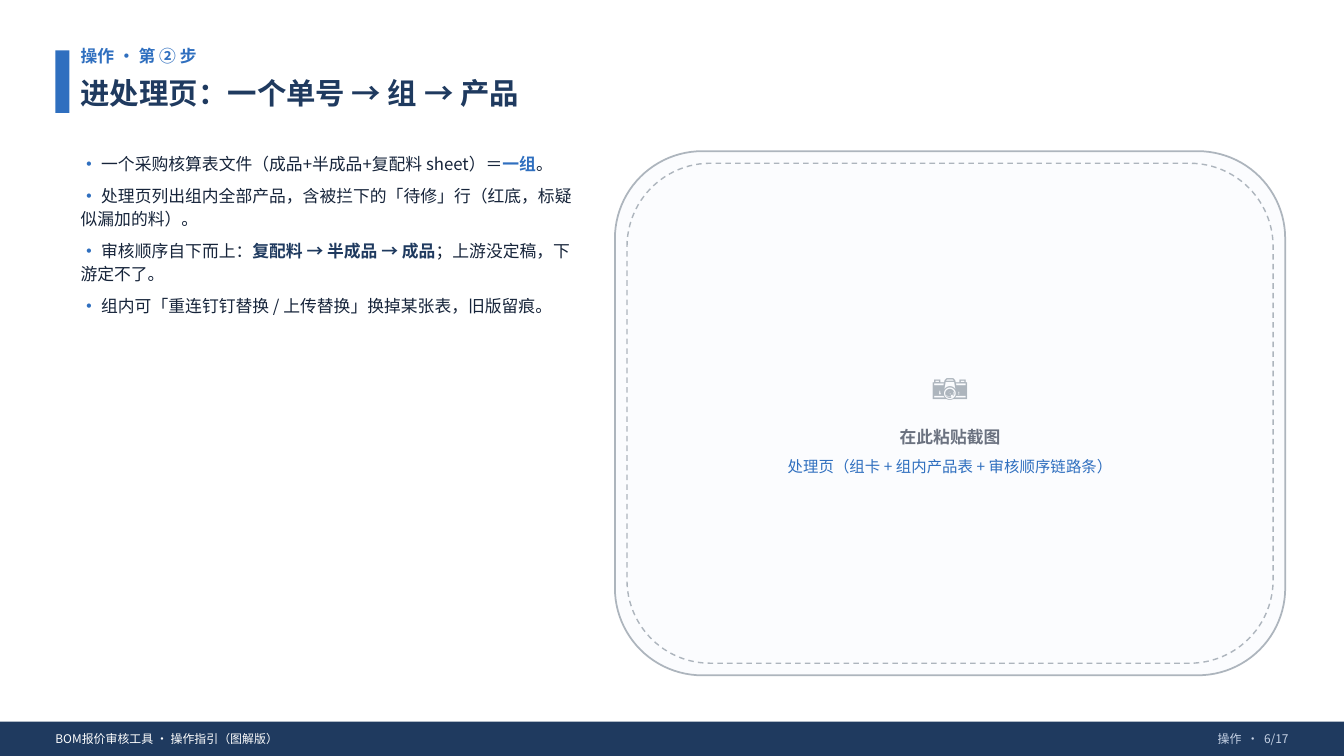
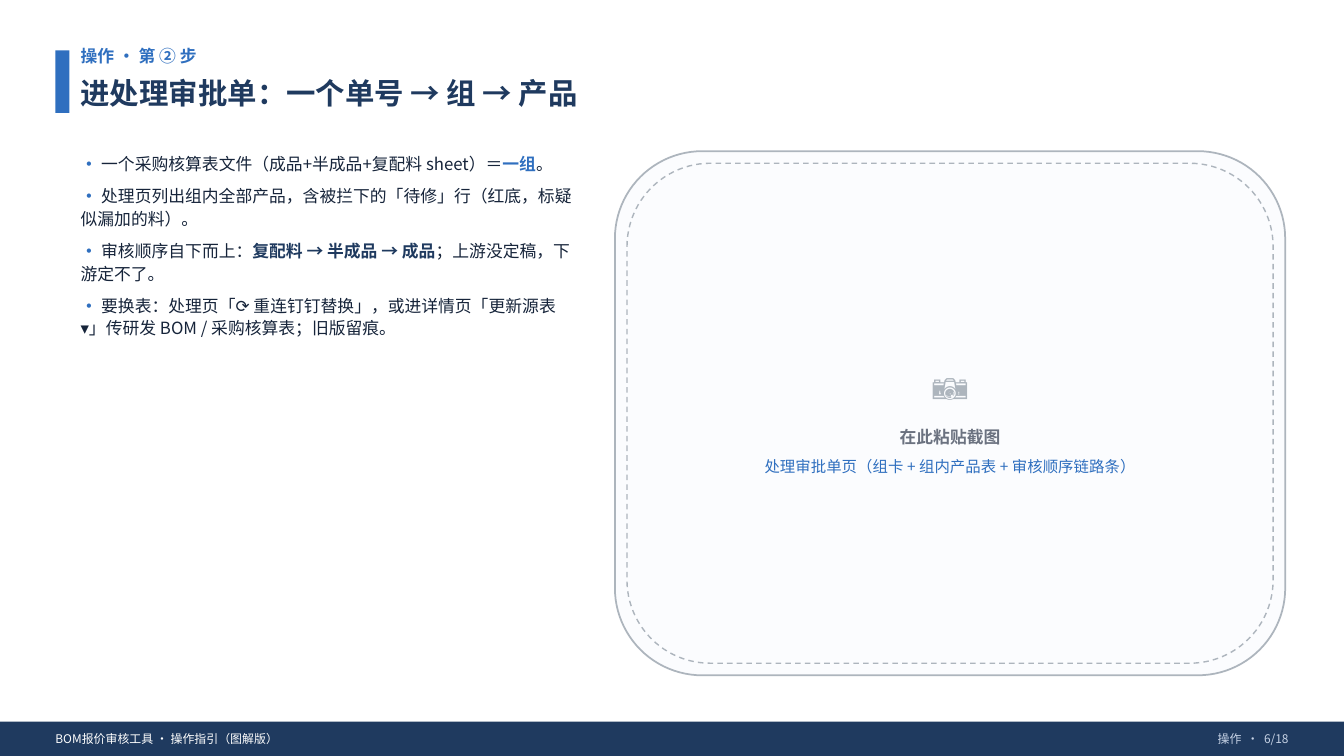
Before and after one commit to ReginaldZeng/accounting-workbench, a slide deck: slide 6 of 01_Current_Deliverables/docs/20260903_BOM报价审核/BOM报价审核工具_操作指引_图解版_20260909.pptx. Drawn at 1344x756 pixels with LibreOffice and Linux fonts; fonts in the diff are those of the drawing. Boxes give left, top, right and bottom in pixels: in the first picture for what was removed or moved away, otherwise in the second. Text is boxed around its words. In the diff, an @@ line names an element or a change of style, - is before the commit and + after.

```diff
--- a/01_Current_Deliverables/docs/20260903_BOM报价审核/BOM报价审核工具_操作指引_图解版_20260909.pptx
+++ b/01_Current_Deliverables/docs/20260903_BOM报价审核/BOM报价审核工具_操作指引_图解版_20260909.pptx
@@ text at [81,78,578,107]: text changed @@
-进处理页：一个单号 → 组 → 产品
+进处理审批单：一个单号 → 组 → 产品
@@ text at [89,297,555,337]: text changed @@
-• 组内可「重连钉钉替换 / 上传替换」换掉某张表，旧版留痕。
+• 要换表：处理页「⟳ 重连钉钉替换」，或进详情页「更新源表 ▾」传研发 BOM / 采购核算表；旧版留痕。
@@ text at [765,459,1136,474]: text changed @@
-处理页（组卡 + 组内产品表 + 审核顺序链路条）
+处理审批单页（组卡 + 组内产品表 + 审核顺序链路条）
@@ text at [1218,733,1288,745]: text changed @@
-操作 · 6/17
+操作 · 6/18
```
Also in this commit, not shown: 16 other slides changed, 1 slide added, 2 other files.
